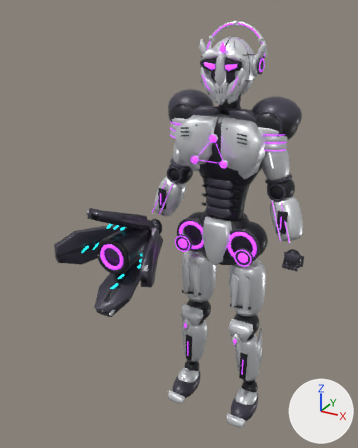
One commit to the Blender file ArtSource/Heroes/ConceptModels/Ione-model.blend: the scene before it, then after it.
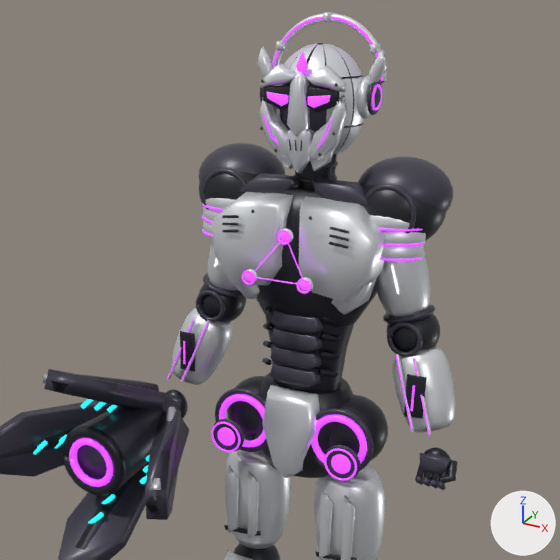
Old and new are each drawn whole from a 50 mm lens placed at (0.843, -1.978, 1.989), pointed at (-0.155, -0.164, 1.082) and again close up on the part from 18% to 100% of the width and 3% to 69% of the height. Arrows for +X, +Y and +Z are at lower right; the lights stay in place. The older version's two pictures come first.

Objects in the first close-up: 'DF_Anatomy'.
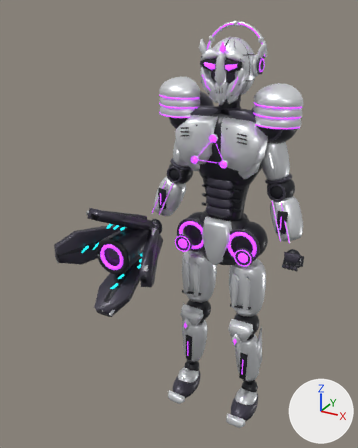
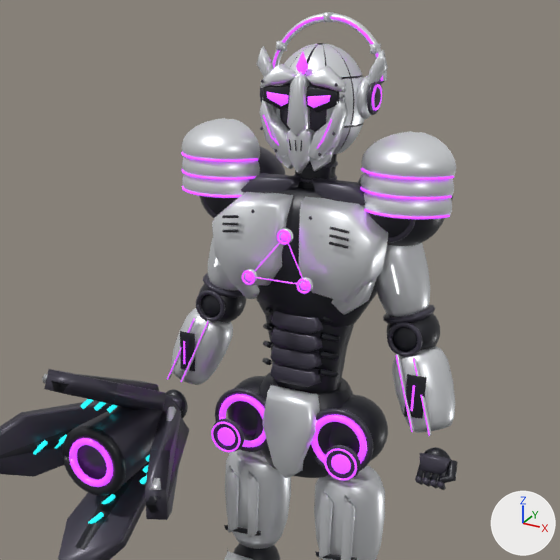
Where the change shows, as pixel boxes [x1, y1, x2, y2] in the close-ups (560 x 560 px; the box of a moved part takes in the faces that stretch with it):
part 1 of me_df_anatomy, moved or reshaped (mostly hidden before): before [205, 198, 235, 209]; after [182, 118, 260, 160]
part 2 of me_df_anatomy, moved or reshaped: before [202, 204, 224, 211]; after [181, 152, 258, 162]
part 3 of me_df_anatomy, moved or reshaped (mostly hidden before): before [203, 207, 222, 221]; after [182, 157, 260, 178]
part 4 of me_df_anatomy, moved or reshaped: before [202, 215, 213, 223]; after [181, 169, 256, 180]
part 5 of me_df_anatomy, moved or reshaped (mostly hidden before): before [203, 220, 213, 235]; after [182, 174, 249, 195]
part 6 of me_df_anatomy, moved or reshaped: before [202, 229, 213, 237]; after [182, 186, 241, 198]
part 7 of me_df_anatomy, moved or reshaped: before [370, 215, 414, 229]; after [361, 131, 456, 178]
part 8 of me_df_anatomy, moved or reshaped: before [379, 228, 423, 232]; after [361, 168, 454, 180]
part 9 of me_df_anatomy, moved or reshaped: before [384, 231, 426, 244]; after [360, 172, 454, 197]
part 10 of me_df_anatomy, moved or reshaped: before [383, 243, 424, 246]; after [360, 187, 452, 200]
part 11 of me_df_anatomy, moved or reshaped: before [381, 245, 424, 259]; after [363, 192, 452, 217]
part 12 of me_df_anatomy, moved or reshaped: before [380, 257, 423, 261]; after [364, 209, 450, 219]

The change, as a diff of the scene's bpy script:
```diff
--- a/ArtSource/Heroes/ConceptModels/Ione-model.blend.py
+++ b/ArtSource/Heroes/ConceptModels/Ione-model.blend.py
@@ me_df_anatomy @@
 me_df_anatomy.from_pydata(...)  # 28308 vertices, 54423 faces; spans x -0.6..0.4, y -0.52..0.15, z 0.02..1.93
 # used by ob_df_anatomy; location = (0.0, 0.0, 0.0)
+# me_df_anatomy part 1: the loose piece of 187 vertices spanning x -0.27..-0.11, y -0.08..0.0, z 1.51..1.58 is scaled about its middle by 1.24, then moved by (-0.03, -0.01, 0.12)
+# me_df_anatomy part 2: the loose piece of 176 vertices spanning x -0.27..-0.11, y -0.09..-0.03, z 1.51..1.52 is scaled about its middle by 1.24, then moved by (-0.03, -0.01, 0.11)
+# me_df_anatomy part 3: the loose piece of 187 vertices spanning x -0.27..-0.11, y -0.08..0.0, z 1.48..1.55 is scaled about its middle by 1.24, then moved by (-0.03, -0.01, 0.11)
+# me_df_anatomy part 4: the loose piece of 176 vertices spanning x -0.27..-0.11, y -0.09..-0.03, z 1.48..1.49 is scaled about its middle by 1.24, then moved by (-0.03, -0.01, 0.11)
+# me_df_anatomy part 5: the loose piece of 187 vertices spanning x -0.27..-0.11, y -0.08..0.0, z 1.45..1.51 is scaled about its middle by 1.24, then moved by (-0.03, -0.01, 0.11)
+# me_df_anatomy part 6: the loose piece of 176 vertices spanning x -0.27..-0.11, y -0.09..-0.03, z 1.45 is scaled about its middle by 1.24, then moved by (-0.03, -0.01, 0.1)
+# me_df_anatomy part 7: the loose piece of 187 vertices spanning x 0.11..0.27, y -0.08..0.0, z 1.51..1.58 is scaled about its middle by 1.24, then moved by (0.03, -0.01, 0.12)
+# me_df_anatomy part 8: the loose piece of 176 vertices spanning x 0.11..0.27, y -0.09..-0.03, z 1.51..1.52 is scaled about its middle by 1.24, then moved by (0.03, -0.01, 0.11)
+# me_df_anatomy part 9: the loose piece of 187 vertices spanning x 0.11..0.27, y -0.08..0.0, z 1.48..1.55 is scaled about its middle by 1.24, then moved by (0.03, -0.01, 0.11)
+# me_df_anatomy part 10: the loose piece of 176 vertices spanning x 0.11..0.27, y -0.09..-0.03, z 1.48..1.49 is scaled about its middle by 1.24, then moved by (0.03, -0.01, 0.11)
+# me_df_anatomy part 11: the loose piece of 187 vertices spanning x 0.11..0.27, y -0.08..0.0, z 1.45..1.51 is scaled about its middle by 1.24, then moved by (0.03, -0.01, 0.11)
+# me_df_anatomy part 12: the loose piece of 176 vertices spanning x 0.11..0.27, y -0.09..-0.03, z 1.45 is scaled about its middle by 1.24, then moved by (0.03, -0.01, 0.1)
 me_df_anatomy.materials.append(mat_umbralmage_surface_0)
```
